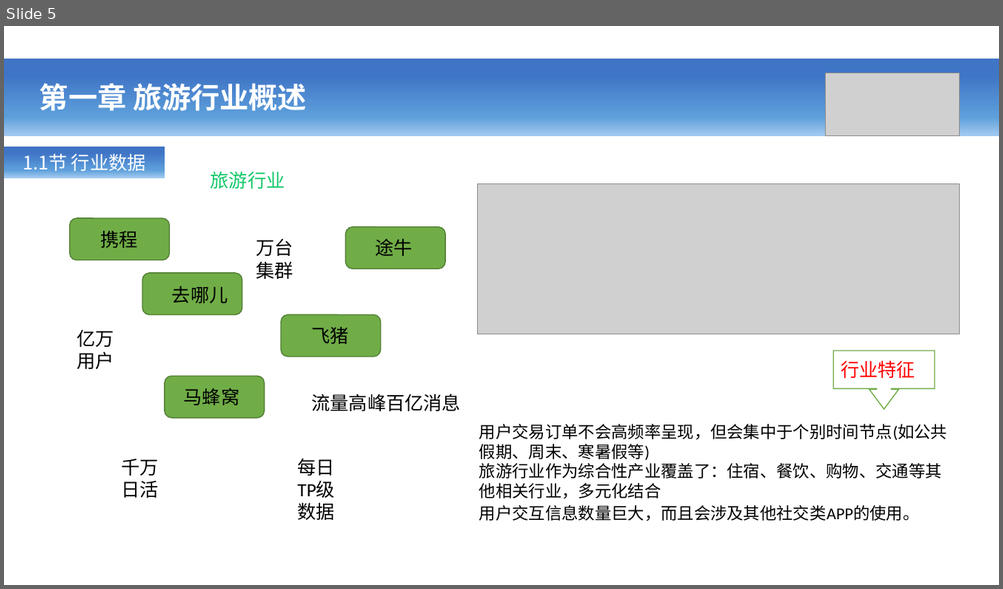
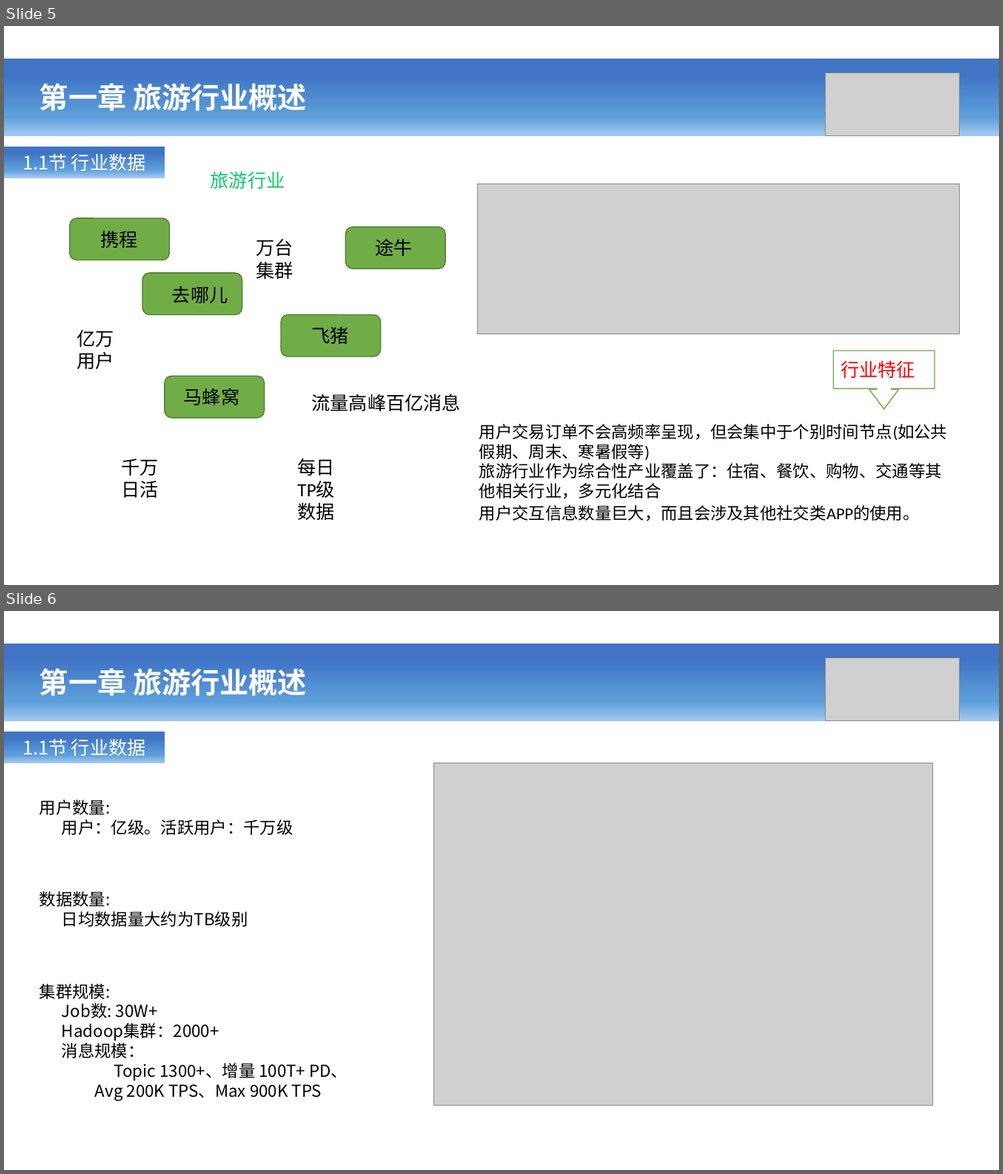
Before and after one commit to ZQHS/qtravel, a slide deck: doc/项目文档/好程序员实时项目(Flink).pptx. Shown one above the other, each under a label of ours: slide 5 before the commit, slides 5 and 6 after it. The pictures are 1003x589 and 1003x1174 pixels, drawn with LibreOffice and Linux fonts; fonts in the diff are those of the drawing; grey boxes stand for pictures. Boxes give left, top, right and bottom in pixels: in the first picture for what was removed or moved away, otherwise in the second. Text is boxed around its words. In the diff, an @@ line names an element or a change of style, - is before the commit and + after.

Commit message:
0222 旅游项目测试

```diff
--- a/doc/项目文档/好程序员实时项目(Flink).pptx
+++ b/doc/项目文档/好程序员实时项目(Flink).pptx
@@ slide 6 added at bbox=[4, 611, 999, 1170], background #FFFFFF @@
@@ rectangle added at bbox=[4, 611, 999, 1170], fill #FFFFFF @@
@@ rectangle added at bbox=[4, 644, 999, 721], fill gradient #4075C6 to #5D9FDB to #A0C8EF @@
@@ text added at bbox=[40, 668, 307, 696], 28 pt, text #FFFFFF, bold @@
+第一章 旅游行业概述
@@ picture added at bbox=[825, 658, 960, 721] @@
@@ rectangle added at bbox=[4, 732, 165, 763], fill gradient #4075C6 to #5D9FDB to #A0C8EF, 18 pt, text #FFFFFF @@
+1.1节 行业数据
@@ picture added at bbox=[434, 763, 933, 1105] @@
@@ text added at bbox=[40, 800, 293, 835], 16 pt, text #000000 @@
+用户数量:
+用户：亿级。活跃用户：千万级
@@ text added at bbox=[40, 891, 248, 927], 16 pt, text #000000 @@
+数据数量:
+日均数据量大约为TB级别
@@ text added at bbox=[40, 984, 347, 1101], 16 pt, text #000000 @@
+集群规模:
+Job数: 30W+
+Hadoop集群：2000+
+消息规模：
+Topic 1300+、增量 100T+ PD、
+Avg 200K TPS、Max 900K TPS
```
Also in this commit, not shown: 3 slides changed, 3 other slides added, 2 slides removed, 19 other files.
